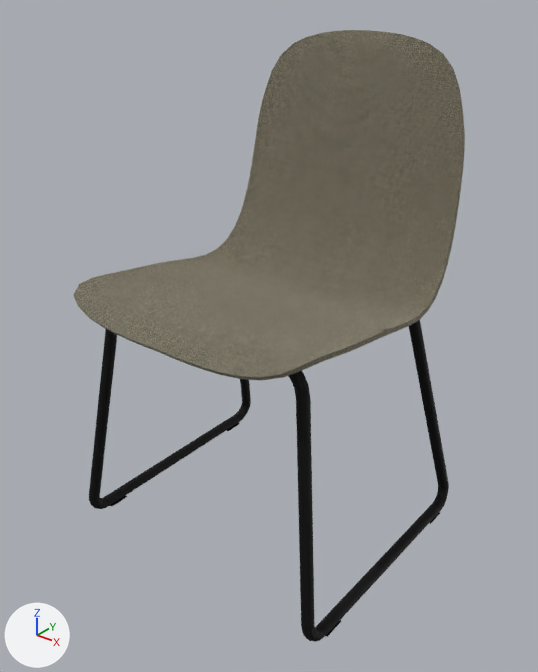
The glTF model assets/Jac_Sled_Custom.gltf as it was, and as the next commit left it.
Before and after are seen from a 50 mm lens placed at (0.709, -0.894, 0.907), pointed at (0.01, -0.019, 0.365). Every picture has the same lights, and +X, +Y and +Z are marked at lower left. Where no turn or scale is listed for an object, it has been applied to the vertices. Vertices at the same position are counted once.

Script lines for the objects in view, before the commit:
```python
me_mesh_0 = bpy.data.meshes.new('Mesh_0')
me_mesh_0.from_pydata(...)  # 4842 vertices, 7285 faces; spans x -0.26..0.26, y -0.265..0.262, z -0.01..0.823
# faces by material slot: [1868, 5417]
me_mesh_0.materials.append(mat_color__ffffffff_1)  # black #000000
me_mesh_0.materials.append(mat_color__ff7f00ff)
ob_9f2f = bpy.data.objects.new('9F2F', me_mesh_0)
ob_9f2f.location = (0.0, 0.0, 0.0)
```
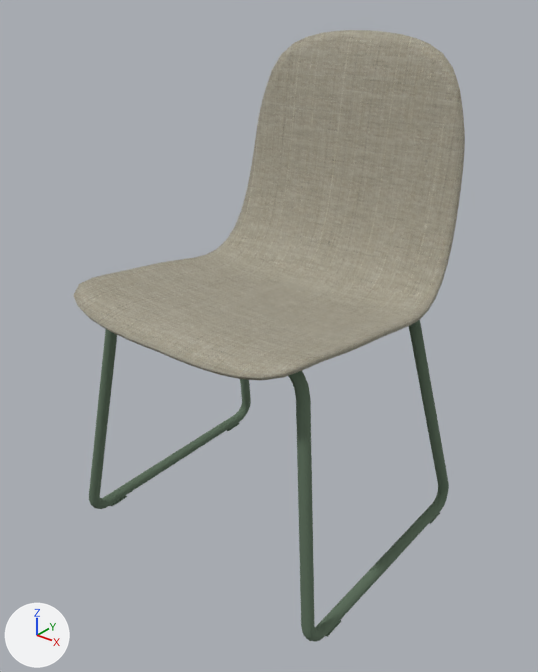
Changed parts and their boxes [x1, y1, x2, y2] in the pictures (538 x 672 px):
part 1 of me_mesh_0, cut back
    before: [89, 30, 465, 508]
    after: [79, 30, 465, 480]
part 2 of me_mesh_0, deleted (black)
    before: [296, 323, 448, 638]
part 3 of me_mesh_0, recoloured (black to green)
    both: [89, 321, 449, 642]
part 4 of me_mesh_0, recoloured (brown to grey)
    both: [76, 31, 465, 380]

What changed in the scene script:
```text
Add img_diffuse_map_png:
    img_diffuse_map_png = load_image('Diffuse Map.png', 'Diffuse Map.png', 2048, 2048, 'sRGB')
Add img_bakedmetallicroughness_png:
    img_bakedmetallicroughness_png = load_image('BakedMetallicRoughness.png', 'BakedMetallicRoughness.png', 2048, 2048, 'Non-Color')
Add mat_baked:
    mat_baked = bpy.data.materials.new('Baked')
    # uses the picture img_bakedmetallicroughness_png
    # uses the picture img_diffuse_map_png
Change me_mesh_0:
    used by ob_9f2f; location = (0.0, 0.0, 0.0)
    remove me_mesh_0.from_pydata(...)  # 4842 vertices, 7285 faces; spans x -0.26..0.26, y -0.265..0.262, z -0.01..0.823
    add me_mesh_0.from_pydata(...)  # 3656 vertices, 7284 faces; spans x -0.26..0.26, y -0.265..0.262, z -0.01..0.823
    me_mesh_0 part 1: 32 vertices moved within x -0.23..0.23, y -0.237..0.24, z 0.385..0.784; 1277 vertices removed from x -0.26..0.23, y -0.264..0.262, z -0.01..0.823; 203 vertices added at x -0.23..0.23, y -0.238..0.261, z 0.419..0.821
    me_mesh_0 part 2: 112 vertices removed from x 0.235..0.26, y -0.231..0.226, z -0.01..0.04
    me_mesh_0 part 3: 1165 faces spanning x -0.26..0.26, y -0.231..0.226, z -0.01..0.44 switch from mat_color__ffffffff_1 (black #000000) to mat_baked
    me_mesh_0 part 4: 3661 faces spanning x -0.23..0.23, y -0.265..0.262, z 0.401..0.823 switch from mat_color__ff7f00ff to mat_baked
```
